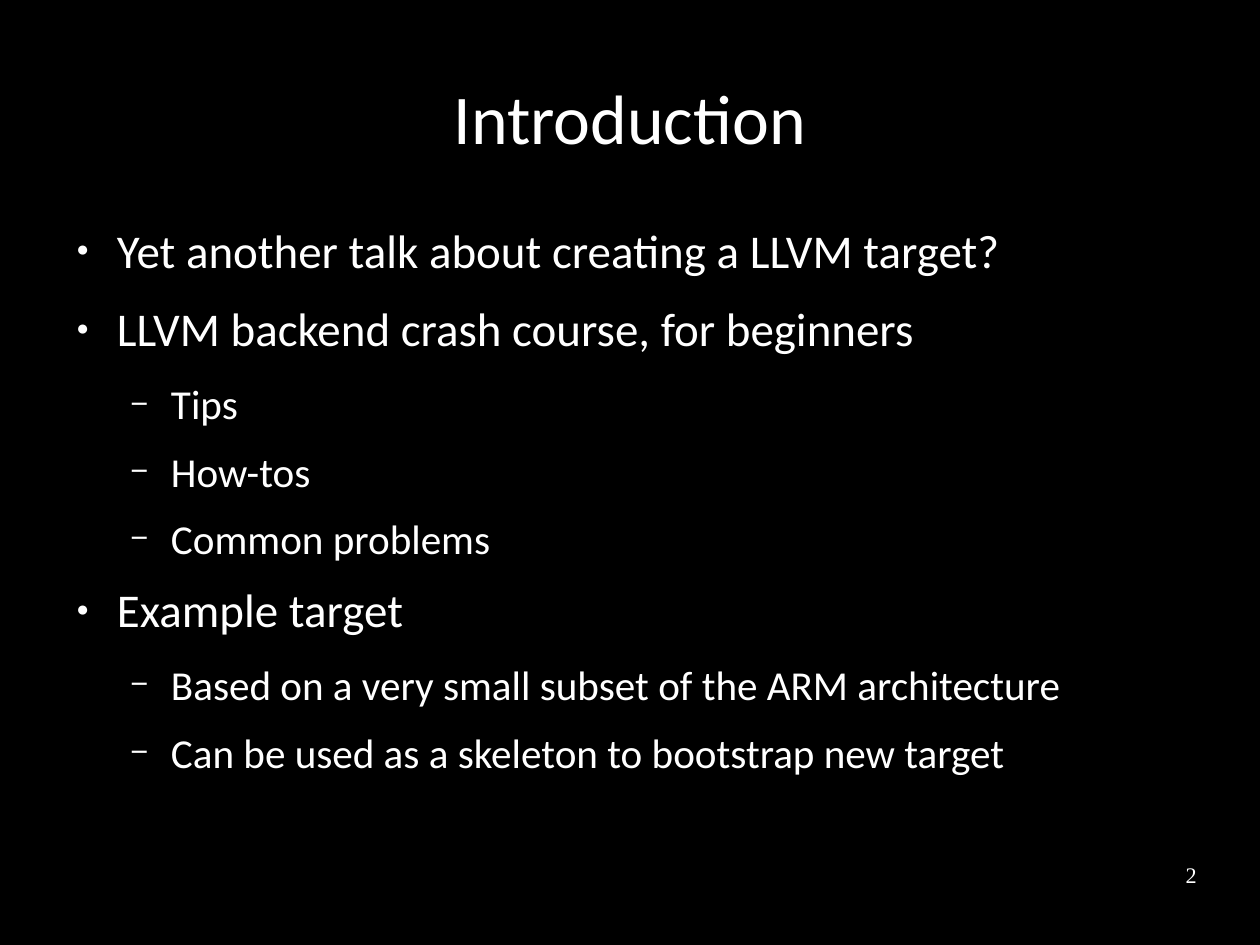
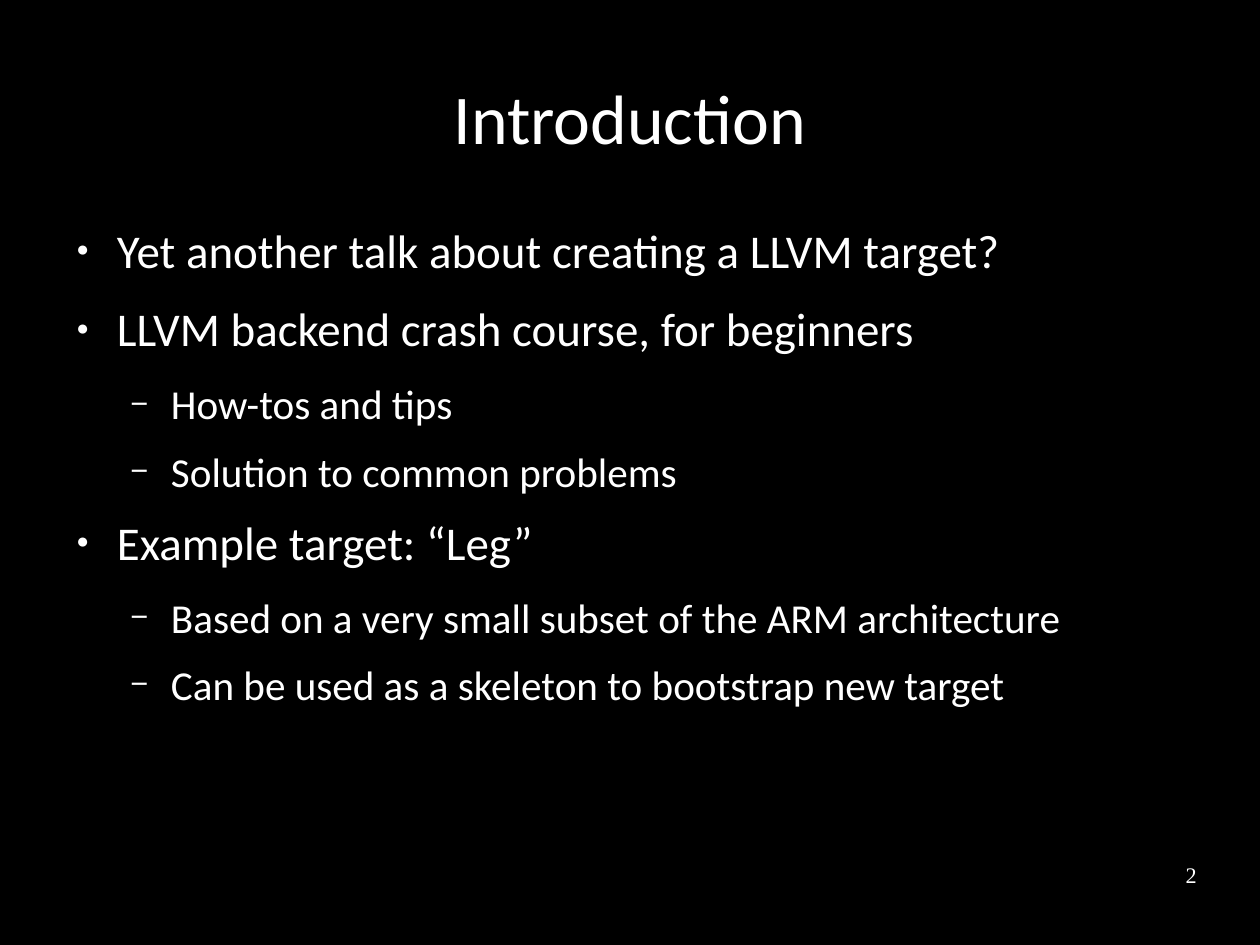
Before and after one commit to frasercrmck/llvm-leg, a slide deck: slide 2 of docs/Codeplay/Slides.odp. Drawn at 1260x945 pixels with LibreOffice and Linux fonts; fonts in the diff are those of the drawing. Boxes give left, top, right and bottom in pixels: in the first picture for what was removed or moved away, otherwise in the second. Text is boxed around its words. In the diff, an @@ line names an element or a change of style, - is before the commit and + after.

```diff
--- a/docs/Codeplay/Slides.odp
+++ b/docs/Codeplay/Slides.odp
@@ text at (x1=117, y1=390, x2=676, y2=568): text changed @@
-  − Tips
-  − How-tos
-  − Common problems
-● Example target
+  − How-tos and tips
+  − Solution to common problems
+● Example target: “Leg”
```
Also in this commit, not shown: 33 other slides changed, 4 slides added, 1 slide removed.
